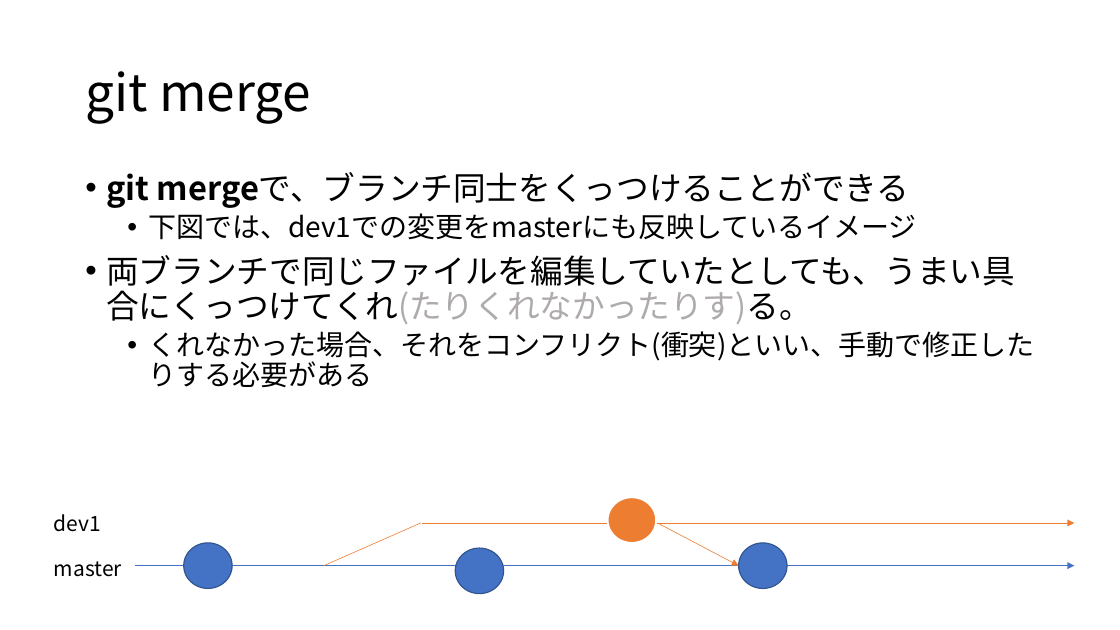
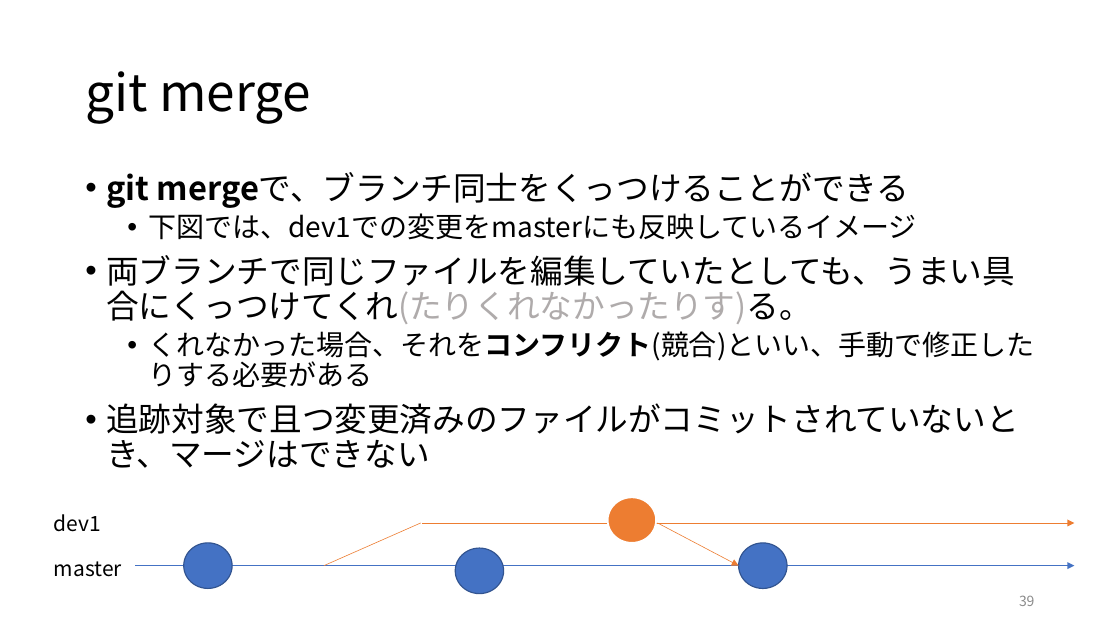
Before and after one commit to maru0519/git-edu, a slide deck: slide 39 of siryou.pptx (slide 38 before the commit). Drawn at 1120x630 pixels with LibreOffice and Linux fonts; fonts in the diff are those of the drawing. Boxes give left, top, right and bottom in pixels: in the first picture for what was removed or moved away, otherwise in the second. Text is boxed around its words. In the diff, an @@ line names an element or a change of style, - is before the commit and + after.

```diff
--- a/siryou.pptx
+++ b/siryou.pptx
@@ text at (106, 331, 1034, 468): text changed @@
-  • くれなかった場合、それをコンフリクト(衝突)といい、手動で修正したりする必要がある
+  • くれなかった場合、それをコンフリクト(競合)といい、手動で修正したりする必要がある
+• 追跡対象で且つ変更済みのファイルがコミットされていないとき、マージはできない
@@ page number added at (1019, 595, 1035, 606), 12 pt, text #8C8C8C @@
+39
```
Also in this commit, not shown: 63 other slides changed, 3 slides added, 1 slide removed.
